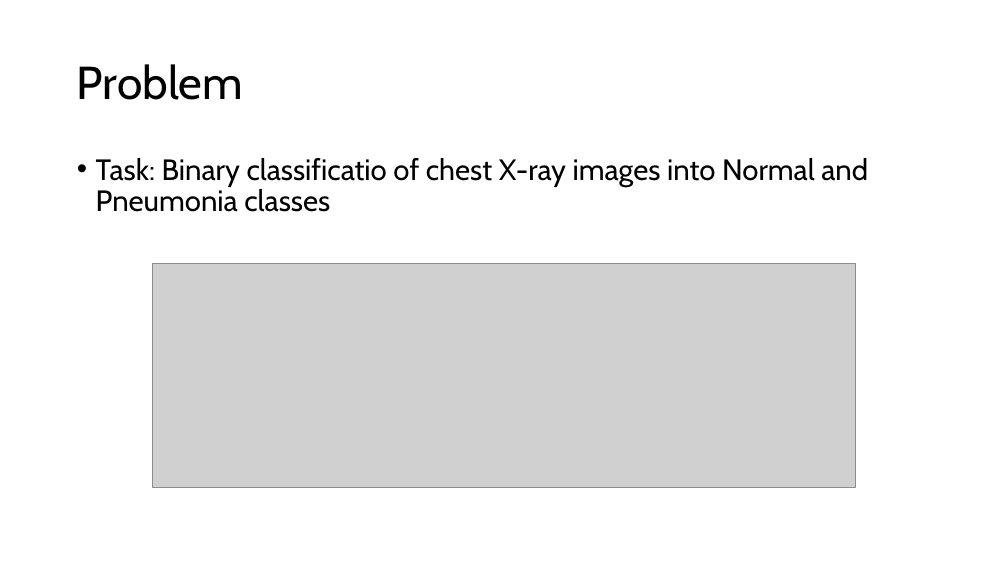
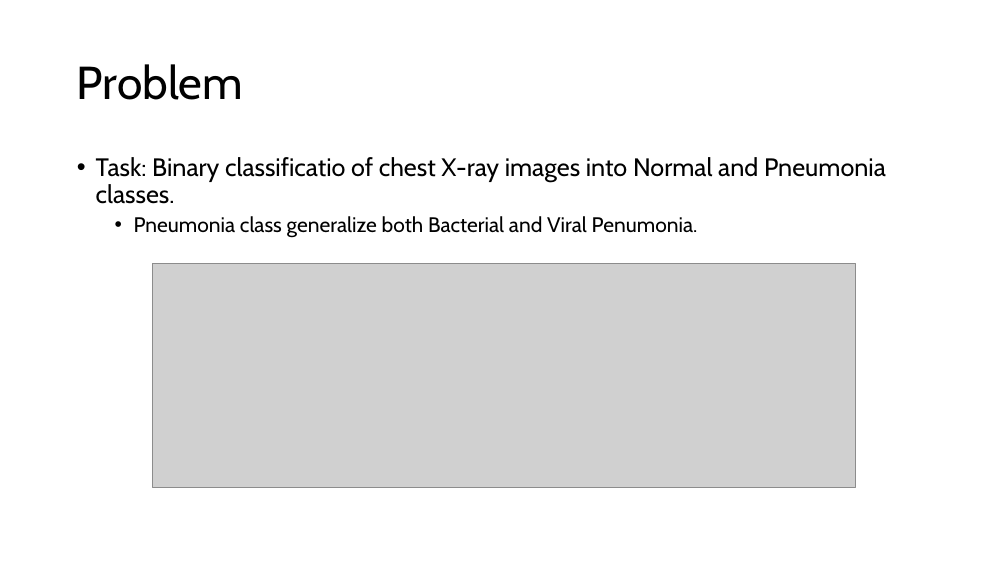
Before and after one commit to ma3ti/Swin-transformer-ChestXray, a slide deck: slide 13 of Swin.pptx (slide 17 before the commit). Drawn at 1008x567 pixels with LibreOffice and Linux fonts; fonts in the diff are those of the drawing; grey boxes stand for pictures. Boxes give left, top, right and bottom in pixels: in the first picture for what was removed or moved away, otherwise in the second. Text is boxed around its words. In the diff, an @@ line names an element or a change of style, - is before the commit and + after.

```diff
--- a/Swin.pptx
+++ b/Swin.pptx
@@ text at (96,157,886,238): text changed; size 28 to 24 pt @@
-• Task: Binary classificatio of chest X-ray images into Normal and Pneumonia classes
+• Task: Binary classificatio of chest X-ray images into Normal and Pneumonia classes.
+  • Pneumonia class generalize both Bacterial and Viral Penumonia.
```
Also in this commit, not shown: 13 other slides changed, 4 slides added, 10 slides removed, 18 other files.
